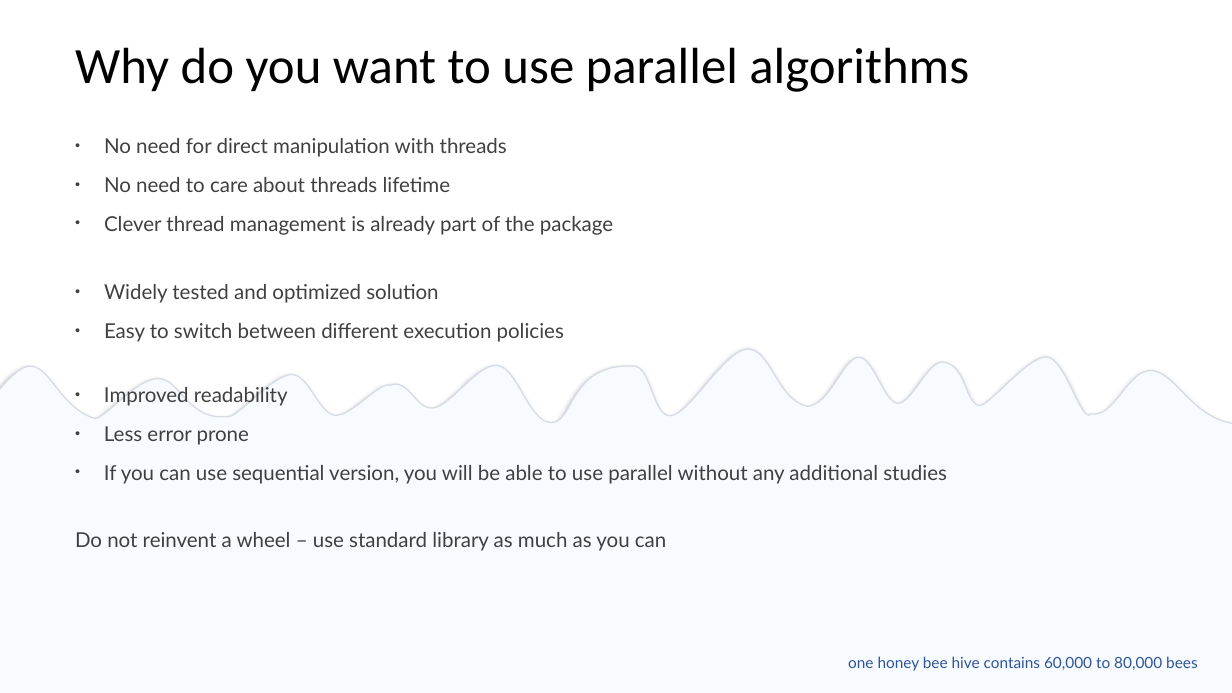
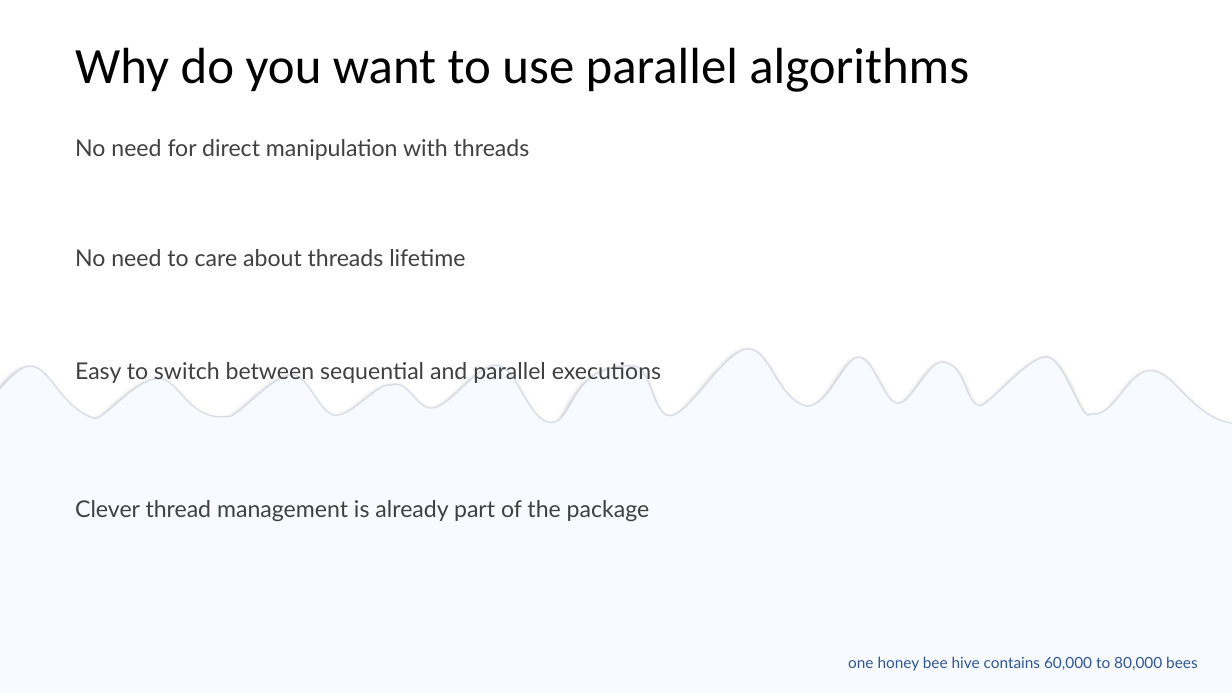
Before and after one commit to EmptySquareBubble/StoriesFromAParallelUniverse-, a slide deck: slide 7 of stories_from_a_paralel_universe.pptx (slide 6 before the commit). Drawn at 1232x693 pixels with LibreOffice and Linux fonts; fonts in the diff are those of the drawing. Boxes give left, top, right and bottom in pixels: in the first picture for what was removed or moved away, otherwise in the second. Text is boxed around its words. In the diff, an @@ line names an element or a change of style, - is before the commit and + after.

```diff
--- a/stories_from_a_paralel_universe.pptx
+++ b/stories_from_a_paralel_universe.pptx
@@ text "No need for direct manipulation ..." at bbox=[75, 139, 530, 160]: size 16 to 18 pt; bullet • to none @@
@@ text at bbox=[104, 177, 613, 235]: paragraphs removed @@
-  • No need to care about threads lifetime
-  • Clever thread management is already part of the package
@@ text at bbox=[75, 249, 465, 266]: text changed; size 16 to 18 pt @@
-  • Widely tested and optimized solution
-  • Easy to switch between different execution policies
+  No need to care about threads lifetime
@@ text at bbox=[75, 362, 661, 384]: text changed; size 16 to 18 pt @@
-  • Improved readability
-  • Less error prone
-  • If you can use sequential version, you will be able to use parallel without any additional studies
+  Easy to switch between sequential and parallel executions
@@ text at bbox=[75, 500, 650, 521]: text changed; size 16 to 18 pt @@
-  Do not reinvent a wheel – use standard library as much as you can
+  Clever thread management is already part of the package
```
Also in this commit, not shown: 8 other slides changed, 4 slides added.
